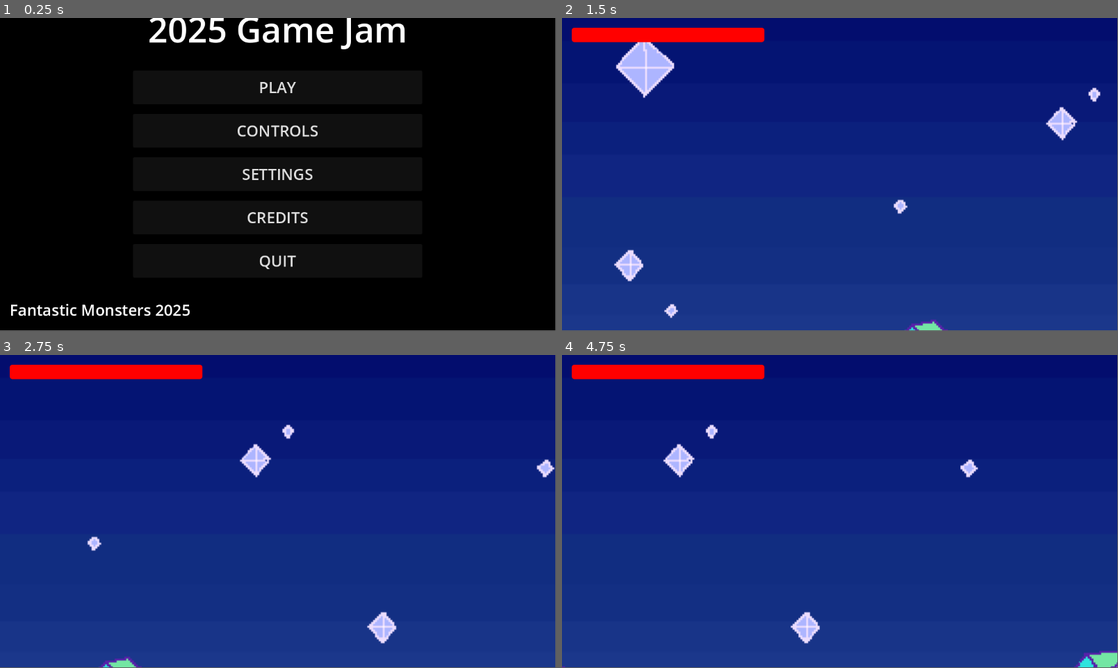
Above: before the commit, frames 1-4 (two rows, left to right).
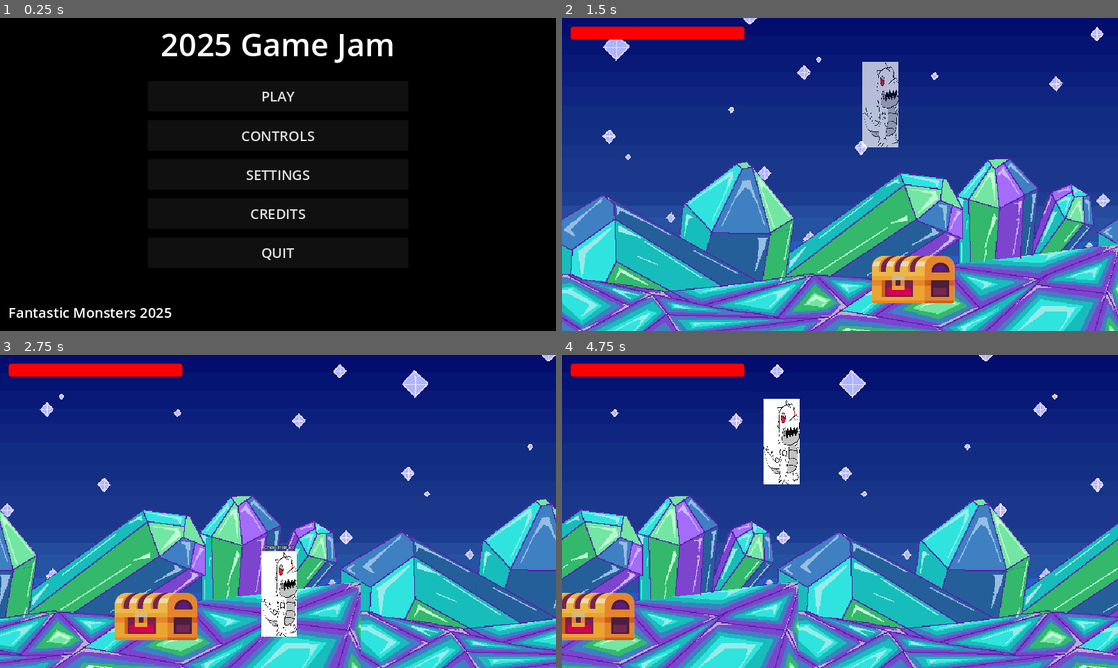
Above: after the commit, the same moments.

Repository: RandomlyZay/2025-game-jam
Game: Godot game, scene res://ui/menus/main_menu/main_menu.tscn
The game is run twice, just before and just after one commit, with the same random seed, the same clock (stepped at 60 frames per second) and the same inputs.
Inputs (mouse positions are in pixels of both pictures, inside the frame that each line leads up to):
- Up to frame 1 (0.25 s): no input
- Up to frame 2 (1.5 s): click "PLAY" at 0.5 s; tap Enter (ui_accept) at 1.25 s; move the mouse to (962, 158) at 1.27 s; hold D (move_right) from 1.28 s (still down); tap Space (dash) at 1.35 s; click (962, 158) at 1.42 s
- Up to frame 3 (2.75 s): tap Enter (ui_accept) at 1.52, 2.27 s; move the mouse to (166, 527) at 2.02 s; release D (move_right) at 2.03 s; hold S (move_down) from 2.03 s (still down); tap E (interact) at 2.1 s
- Up to frame 4 (4.75 s): move the mouse to (895, 442) at 2.77 s; release S (move_down) at 2.78 s; hold D (move_right) 2.78-3.53 s; tap Space (dash) at 2.85, 4.35 s; move the mouse to (812, 574) at 3.52 s; hold W (move_up) 3.53-4.28 s; tap E (interact) at 3.6 s; click (812, 574) at 3.67 s; tap Enter (ui_accept) at 3.77, 4.52 s; move the mouse to (1006, 558) at 4.27 s; hold A (move_left) from 4.28 s (still down)
In our replay, the window is 799x449 before the commit and 800x450 after it. These sizes can differ from the game's own. Grey fills any space a smaller window leaves; there, only what the larger window draws over its background counts as a difference.

The runs differ from the first frame. In frame 1, 4.4% of the frame differs, in the area x 1-73%, y 0-96%; in frame 2, 50%, in the area x 0-100%, y 0-100%; in frame 3, 48%; in frame 4, 49%.

Commit message:
Resolution Fix

Diff:
--- a/entities/characters/player/player.tscn
+++ b/entities/characters/player/player.tscn
@@ -116,8 +116,8 @@
 }]
 
 [sub_resource type="CapsuleShape2D" id="CapsuleShape2D_wkpqt"]
-radius = 16.0
-height = 88.0
+radius = 13.3333
+height = 64.0
 
 [node name="Player" type="CharacterBody2D" groups=["human", "player"]]
 collision_mask = 12
@@ -125,7 +125,7 @@
 
 [node name="AnimatedSprite2D" type="AnimatedSprite2D" parent="."]
 position = Vector2(-2.86102e-06, 0)
-scale = Vector2(0.15, 0.42)
+scale = Vector2(0.107, 0.3)
 sprite_frames = SubResource("SpriteFrames_7ncv6")
 animation = &"dash"
 autoplay = "idle_right"
--- a/objects/chest.tscn
+++ b/objects/chest.tscn
@@ -12,7 +12,7 @@
 
 [node name="Sprite2D" type="Sprite2D" parent="."]
 position = Vector2(3.00006, -27.9999)
-scale = Vector2(0.430208, 0.392708)
+scale = Vector2(0.25, 0.228)
 texture = ExtResource("1_lpubl")
 
 [node name="interactable" parent="." instance=ExtResource("2_hynx4")]
--- a/project.godot
+++ b/project.godot
@@ -24,7 +24,11 @@
 
 [display]
 
+window/size/viewport_width=1280
+window/size/viewport_height=720
 window/size/mode=3
+window/size/resizable=false
+window/stretch/mode="canvas_items"
 
 [input]
 
@@ -89,6 +93,7 @@
 
 [rendering]
 
+textures/canvas_textures/default_texture_filter=0
 viewport/transparent_background=true
 shading/canvas_textures/default_texture_filter=1
 viewport/stretch/mode="disabled"
--- a/stages/level1/level1.gd
+++ b/stages/level1/level1.gd
@@ -1,22 +1,58 @@
 extends Control
 
 @onready var ui_manager: UIManager
-@onready var game_camera: Camera2D = $AspectRatioContainer/SubViewportContainer/SubViewport/GameWorld/GameCamera
-@onready var player: CharacterBody2D = $AspectRatioContainer/SubViewportContainer/SubViewport/GameWorld/Player
+@onready var game_camera: Camera2D = $GameWorld/GameCamera
+@onready var player: CharacterBody2D = $GameWorld/Player
+@onready var game_world: Node2D = $GameWorld
+
+const BASE_VIEWPORT_WIDTH := 2
+const BASE_VIEWPORT_HEIGHT := 1
+
+var original_parallax_motion_scales := []
 
 func _ready() -> void:
 	setup_ui_manager()
 	game_camera.make_current()
 	Audio.stop_music()
+	#get_viewport().size_changed.connect(_on_viewport_size_changed)
+
+	# Store original parallax motion scales
+	var parallax_bg = game_world.get_node("ParallaxBackground")
+	original_parallax_motion_scales.clear()
+	for layer in parallax_bg.get_children():
+		if layer is ParallaxLayer:
+			original_parallax_motion_scales.append(layer.motion_scale)
+
+	#_on_viewport_size_changed()  # Initial scaling
 
 func _process(_delta: float) -> void:
 	if is_instance_valid(player):
 		game_camera.position = player.position
 
+#func _on_viewport_size_changed() -> void:
+	##var current_viewport_size: Vector2i = viewport.size
+	##var scale_factor: float = min(
+		##current_viewport_size.x / BASE_VIEWPORT_WIDTH,
+		##current_viewport_size.y / BASE_VIEWPORT_HEIGHT
+	##)
+	#
+	##game_world.scale = Vector2(scale_factor, scale_factor)
+	#
+	## Adjust parallax layers' motion_scale
+	#var parallax_bg = game_world.get_node("ParallaxBackground")
+	#var layer_index := 0
+	#for layer in parallax_bg.get_children():
+		#if layer is ParallaxLayer:
+			#if layer_index < original_parallax_motion_scales.size():
+				##layer.motion_scale = original_parallax_motion_scales[layer_index] / scale_factor
+				#layer_index += 1
+	#
+	##game_camera.limit_bottom = 720 * scale_factor
+
 func setup_ui_manager() -> void:
 	ui_manager = UIManager.new()
 	add_child(ui_manager)
-	ui_manager.initialize_UI($AspectRatioContainer/SubViewportContainer/SubViewport/UILayer/HUD)
+	ui_manager.initialize_UI($GameWorld/UILayer/HUD)
 
 func _unhandled_input(event: InputEvent) -> void:
 	if event.is_action_pressed("ui_cancel"):
--- a/stages/level1/level1.tscn
+++ b/stages/level1/level1.tscn
@@ -16,67 +16,48 @@
 grow_vertical = 2
 script = ExtResource("1_tpwex")
 
-[node name="AspectRatioContainer" type="AspectRatioContainer" parent="."]
-layout_mode = 1
-anchors_preset = 15
-anchor_right = 1.0
-anchor_bottom = 1.0
-grow_horizontal = 2
-grow_vertical = 2
-ratio = 1.7778
+[node name="GameWorld" type="Node2D" parent="."]
 
-[node name="SubViewportContainer" type="SubViewportContainer" parent="AspectRatioContainer"]
-layout_mode = 2
-stretch = true
+[node name="UILayer" type="CanvasLayer" parent="GameWorld"]
 
-[node name="SubViewport" type="SubViewport" parent="AspectRatioContainer/SubViewportContainer"]
-handle_input_locally = false
-size = Vector2i(1152, 647)
-render_target_update_mode = 4
+[node name="HUD" parent="GameWorld/UILayer" instance=ExtResource("3_m5yk3")]
 
-[node name="GameWorld" type="Node2D" parent="AspectRatioContainer/SubViewportContainer/SubViewport"]
+[node name="DialogueBox" parent="GameWorld/UILayer" instance=ExtResource("4_sjw0w")]
 
-[node name="ParallaxBackground" type="ParallaxBackground" parent="AspectRatioContainer/SubViewportContainer/SubViewport/GameWorld"]
+[node name="ParallaxBackground" type="ParallaxBackground" parent="GameWorld"]
 
-[node name="ParallaxLayer" type="ParallaxLayer" parent="AspectRatioContainer/SubViewportContainer/SubViewport/GameWorld/ParallaxBackground"]
-motion_mirroring = Vector2(2560, 0)
+[node name="ParallaxLayer" type="ParallaxLayer" parent="GameWorld/ParallaxBackground"]
+motion_mirroring = Vector2(1280, 0)
 
-[node name="Background" type="Sprite2D" parent="AspectRatioContainer/SubViewportContainer/SubViewport/GameWorld/ParallaxBackground/ParallaxLayer"]
-scale = Vector2(2, 2)
+[node name="Background" type="Sprite2D" parent="GameWorld/ParallaxBackground/ParallaxLayer"]
 texture = ExtResource("5_vx4yd")
 centered = false
 
-[node name="LevelBounds" type="StaticBody2D" parent="AspectRatioContainer/SubViewportContainer/SubViewport/GameWorld"]
+[node name="LevelBounds" type="StaticBody2D" parent="GameWorld"]
 collision_layer = 4
 collision_mask = 0
 
-[node name="LeftWall" type="CollisionPolygon2D" parent="AspectRatioContainer/SubViewportContainer/SubViewport/GameWorld/LevelBounds"]
+[node name="LeftWall" type="CollisionPolygon2D" parent="GameWorld/LevelBounds"]
 build_mode = 1
-polygon = PackedVector2Array(0, 0, 0, 1440)
+polygon = PackedVector2Array(0, 0, 0, 720)
 
-[node name="TopWall" type="CollisionPolygon2D" parent="AspectRatioContainer/SubViewportContainer/SubViewport/GameWorld/LevelBounds"]
+[node name="TopWall" type="CollisionPolygon2D" parent="GameWorld/LevelBounds"]
 build_mode = 1
-polygon = PackedVector2Array(0, 0, 2560, 0)
+polygon = PackedVector2Array(0, 0, 1280, 0)
 
-[node name="BottomWall" type="CollisionPolygon2D" parent="AspectRatioContainer/SubViewportContainer/SubViewport/GameWorld/LevelBounds"]
+[node name="BottomWall" type="CollisionPolygon2D" parent="GameWorld/LevelBounds"]
 build_mode = 1
-polygon = PackedVector2Array(0, 1440, 2560, 1440)
+polygon = PackedVector2Array(0, 720, 1280, 720)
 
-[node name="GameCamera" type="Camera2D" parent="AspectRatioContainer/SubViewportContainer/SubViewport/GameWorld"]
+[node name="GameCamera" type="Camera2D" parent="GameWorld"]
 position = Vector2(640, 360)
 limit_left = 0
 limit_top = 0
-limit_bottom = 680
+limit_bottom = 720
 position_smoothing_enabled = true
 
-[node name="Player" parent="AspectRatioContainer/SubViewportContainer/SubViewport/GameWorld" instance=ExtResource("2_1emke")]
-position = Vector2(571, 1286)
+[node name="Player" parent="GameWorld" instance=ExtResource("2_1emke")]
+position = Vector2(500, 200)
 
-[node name="chest" parent="AspectRatioContainer/SubViewportContainer/SubViewport/GameWorld" instance=ExtResource("4_6ms3x")]
-position = Vector2(1051, 1308)
-
-[node name="UILayer" type="CanvasLayer" parent="AspectRatioContainer/SubViewportContainer/SubViewport"]
-
-[node name="HUD" parent="AspectRatioContainer/SubViewportContainer/SubViewport/UILayer" instance=ExtResource("3_m5yk3")]
-
-[node name="DialogueBox" parent="AspectRatioContainer/SubViewportContainer/SubViewport/UILayer" instance=ExtResource("4_sjw0w")]
+[node name="chest" parent="GameWorld" instance=ExtResource("4_6ms3x")]
+position = Vector2(800, 630)
